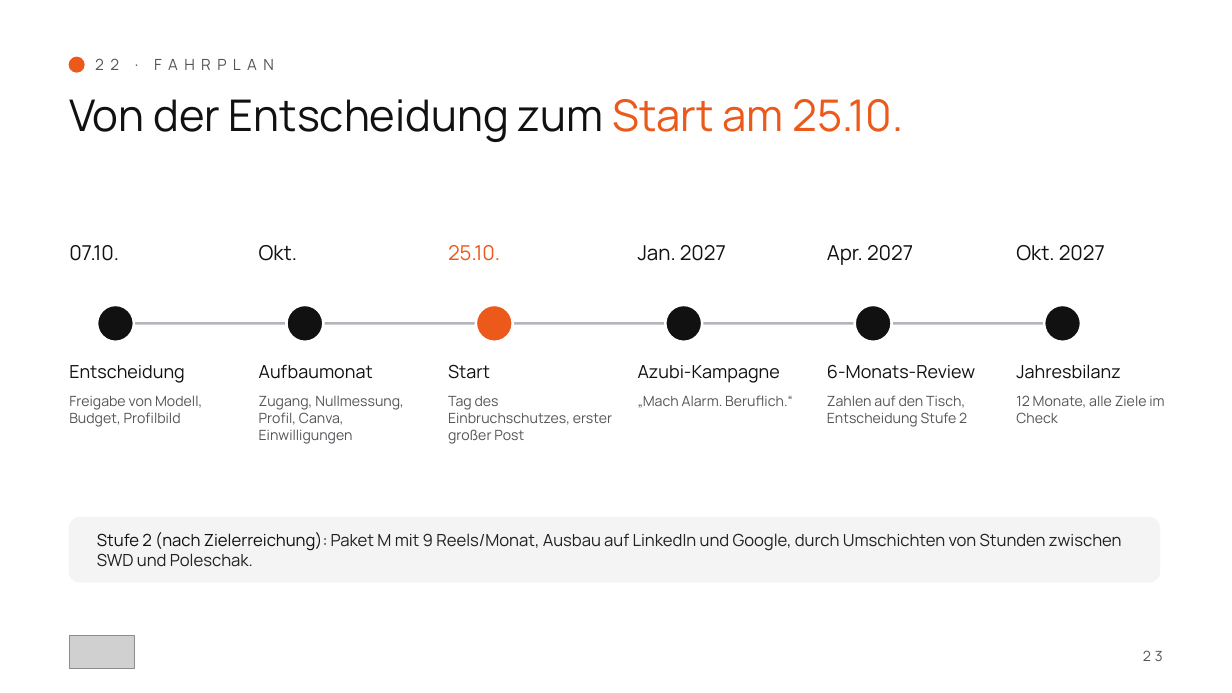
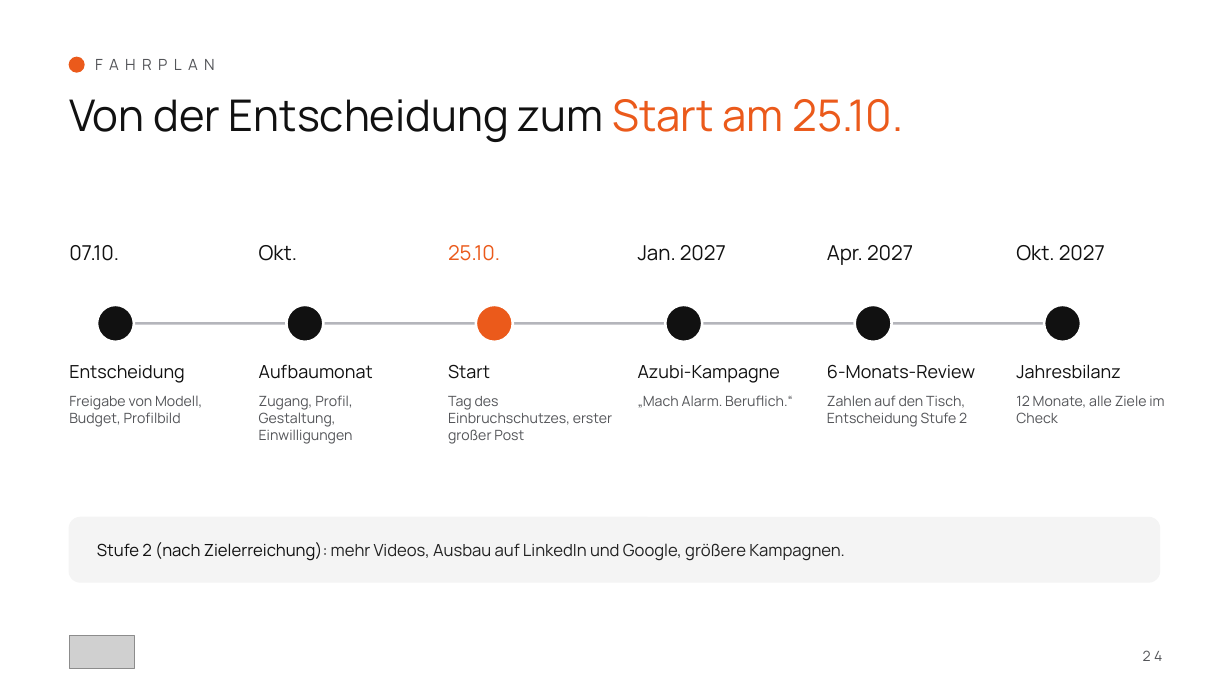
Before and after one commit to Petermeier131199/Marlene, a slide deck: slide 24 of poleschak-social-media/praesentation/poleschak-social-media-masterplan.pptx (slide 23 before the commit). Drawn at 1232x693 pixels with LibreOffice and Linux fonts; fonts in the diff are those of the drawing; grey boxes stand for pictures. Boxes give left, top, right and bottom in pixels: in the first picture for what was removed or moved away, otherwise in the second. Text is boxed around its words. In the diff, an @@ line names an element or a change of style, - is before the commit and + after.

```diff
--- a/poleschak-social-media/praesentation/poleschak-social-media-masterplan.pptx
+++ b/poleschak-social-media/praesentation/poleschak-social-media-masterplan.pptx
@@ text at <box>95,51,927,79</box>: text changed @@
-22 · FAHRPLAN
+FAHRPLAN
@@ text at <box>259,395,353,444</box>: text changed @@
-Zugang, Nullmessung, Profil, Canva, Einwilligungen
+Zugang, Profil, Gestaltung, Einwilligungen
@@ text at <box>97,542,845,561</box>: text changed @@
-Stufe 2 (nach Zielerreichung): Paket M mit 9 Reels/Monat, Ausbau auf LinkedIn und Google, durch Umschichten von Stunden zwischen SWD und Poleschak.
+Stufe 2 (nach Zielerreichung): mehr Videos, Ausbau auf LinkedIn und Google, größere Kampagnen.
@@ text at <box>1143,650,1163,661</box>: text changed @@
-23
+24
```
Also in this commit, not shown: 15 other slides changed, 8 slides added, 7 slides removed, 3 other files.
